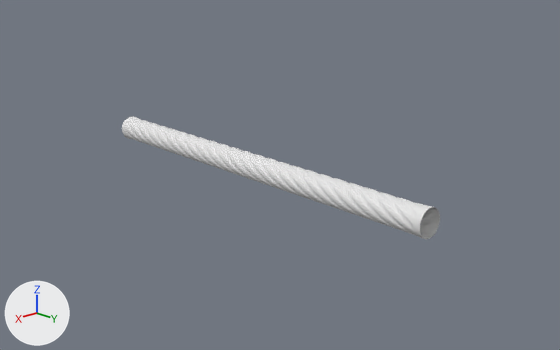
Before and after pictures for a commit that changed the Blender file -game-assets/-weapons/_custom/-project-armis/-weapons/Arcus .338 [bolt-action rifle]/_parts/internals/internals_03.blend.
The view is the same before and after, from a camera (50 mm lens) standing at (0.453, 0.942, 0.21) and looking at (-0.048, 0.41, -0.022). Arrows for +X, +Y and +Z are at lower left; the lights stay in place.

Names of what the first picture shows: 'barrel_insets'.
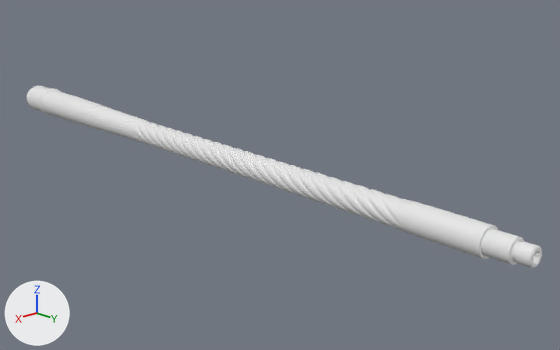
Pixel boxes [x1, y1, x2, y2] of what changed, in the pictures (560 x 350 px):
'barrel_insets', reshaped, moved (9% narrower, 7% shorter)
    before: [122, 116, 440, 239]
    after: [131, 119, 419, 233]
'Barrel', shown
    after: [27, 86, 542, 268]

Edits to the bpy script that builds the scene:
```text
Change me_cylinder_004:
    used by ob_barrel_insets; location = (0.0, 0.4124, 0.0)
    remove me_cylinder_004.from_pydata(...)  # 1856 vertices, 1824 faces; spans x -0.013..0.013, y -0.19..0.212, z -0.013..0.013
    add me_cylinder_004.from_pydata(...)  # 1856 vertices, 1824 faces; spans x -0.013..0.013, y -0.175..0.195, z -0.013..0.013
    me_cylinder_004 part 1: 1 vertex moved within x 0.0, y 0.195, z -0.012; 1711 vertices removed from x -0.013..0.013, y -0.19..0.212, z -0.013..0.013; 1711 vertices added at x -0.013..0.013, y -0.175..0.195, z -0.013..0.013
Change ob_barrel:
    remove ob_barrel.hide_set(True)
Change ob_barrel_insets:
    ob_barrel_insets.location: (0.0, 0.4124, 0.0) -> (0.0, 0.415, 0.0)
```
